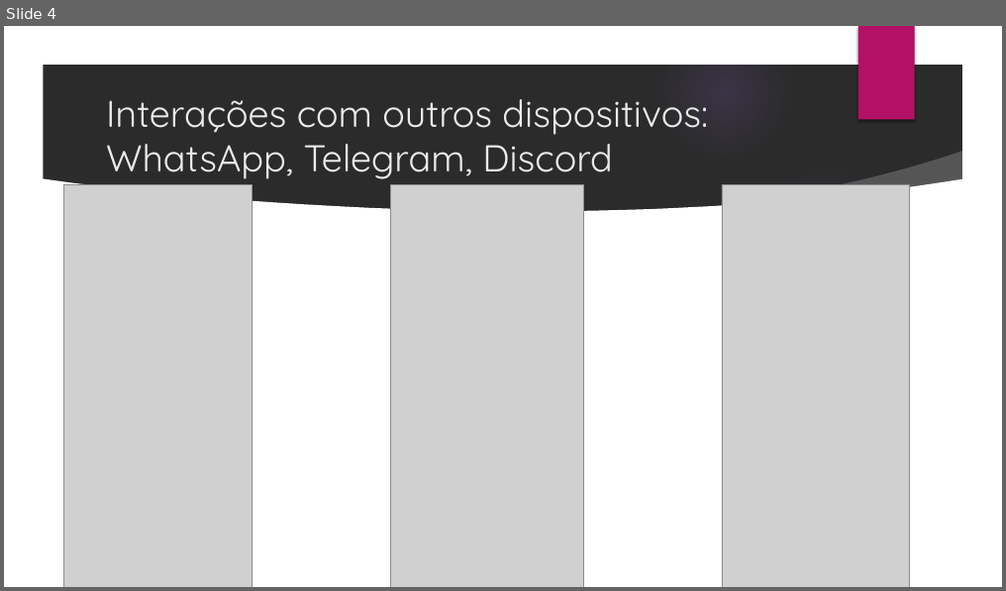
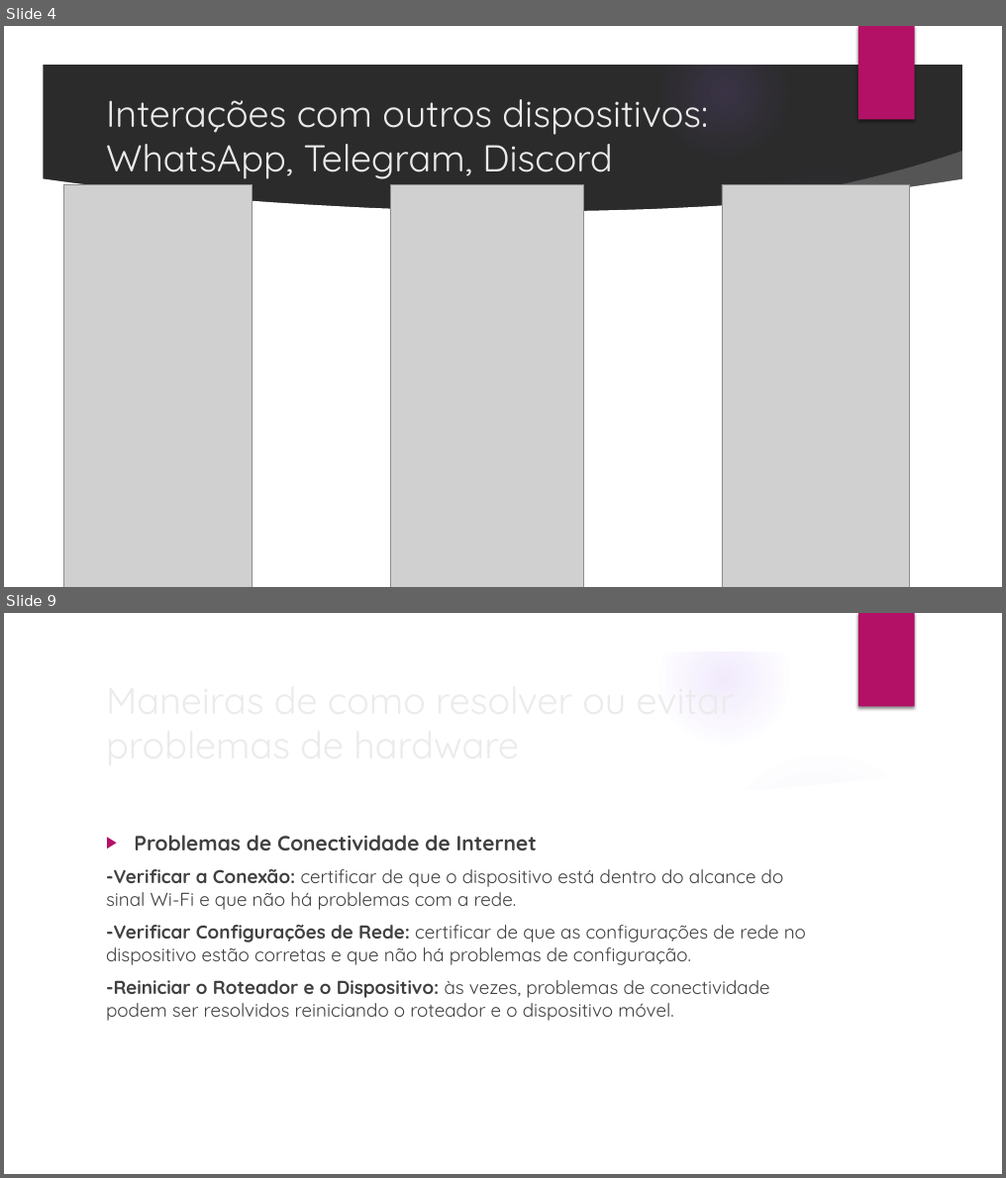
Before and after one commit to Dundied/programacao-mobile, a slide deck: ed-01/CurrentProblemsInExistentApps.pptx. Shown one above the other, each under a label of ours: slide 4 before the commit, slides 4 and 9 after it; the slides between them are not shown. The pictures are 1006x591 and 1006x1178 pixels, drawn with LibreOffice and Linux fonts; fonts in the diff are those of the drawing; grey boxes stand for pictures; background and template pictures are left out; a plain dark background stands for a picture behind light text. Boxes give left, top, right and bottom in pixels: in the first picture for what was removed or moved away, otherwise in the second. Text is boxed around its words. In the diff, an @@ line names an element or a change of style, - is before the commit and + after.

```diff
--- a/ed-01/CurrentProblemsInExistentApps.pptx
+++ b/ed-01/CurrentProblemsInExistentApps.pptx
@@ slide 9 added at [4, 613, 1002, 1174], background picture (left out); not listed: 9 template elements that a slide beside it also shows @@
@@ title added at [98, 692, 816, 750], 36 pt, text #EBEBEB @@
+Maneiras de como resolver ou evitar problemas de hardware
@@ text added at [106, 835, 806, 1021], 18 pt, text #404040 @@
+▶ Problemas de Conectividade de Internet
+-Verificar a Conexão: certificar de que o dispositivo está dentro do alcance do sinal Wi-Fi e que não há problemas com a rede.
+-Verificar Configurações de Rede: certificar de que as configurações de rede no dispositivo estão corretas e que não há problemas de configuração.
+-Reiniciar o Roteador e o Dispositivo: às vezes, problemas de conectividade podem ser resolvidos reiniciando o roteador e o dispositivo móvel.
```
Also in this commit, not shown: 1 slide changed, 3 other slides added, 1 other file.
